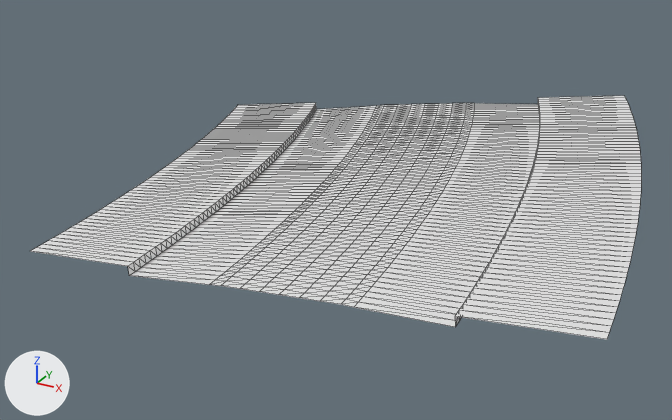
A saved change to the glTF model public/assets/gen4/models/track-12.glb.
One viewpoint serves both versions: a 50 mm lens placed at (731.8, -270.9, 44.2), pointed at (682.4, -181.1, -0.7). The axes (+X, +Y, +Z) are drawn at lower left. The lights are the same throughout. The older version comes first. Mesh edges are drawn as thin lines. Vertices at exactly the same position are counted once.

In view in the first picture: 'track-12'.
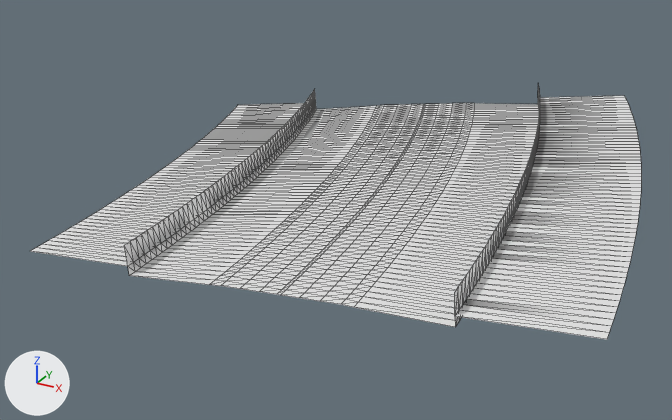
Changed parts and their boxes (x1, y1, x2, y2) in the pictures (672 x 420 px; the box of a moved part takes in the faces that stretch with it):
'track-12', reshaped
    before: (31, 96, 641, 339)
    after: (31, 86, 641, 339)
part 1 of me_track_12, moved or reshaped
    both: (259, 104, 438, 298)
part 2 of me_track_12, added
    after: (455, 86, 540, 315)
part 3 of me_track_12, added
    after: (124, 89, 316, 266)

The change in detail:
me_track_12 is used by ob_track_12; location (0.0, 0.0, 0.0).
me_track_12 had 945 vertices, 1736 faces and spanned x 653.3..720.4, y -212.0..-139.5, z 1.9..6.7.
me_track_12 now has 1134 vertices, 2108 faces and spans x 653.3..720.4, y -212.0..-139.5, z 1.9..8.1.
me_track_12 part 1: 63 vertices removed from x 679.7..692.4, y -209.8..-149.3, z 3.5..4.2; 126 vertices added at x 679.5..692.5, y -209.8..-149.2, z 3.5..4.2.
me_track_12 part 2: 63 vertices added at x 694.7..708.3, y -208.5..-143.7, z 7.4..8.1.
me_track_12 part 3: 63 vertices added at x 664.4..676.1, y -211.1..-155.0, z 5.1..5.8.
